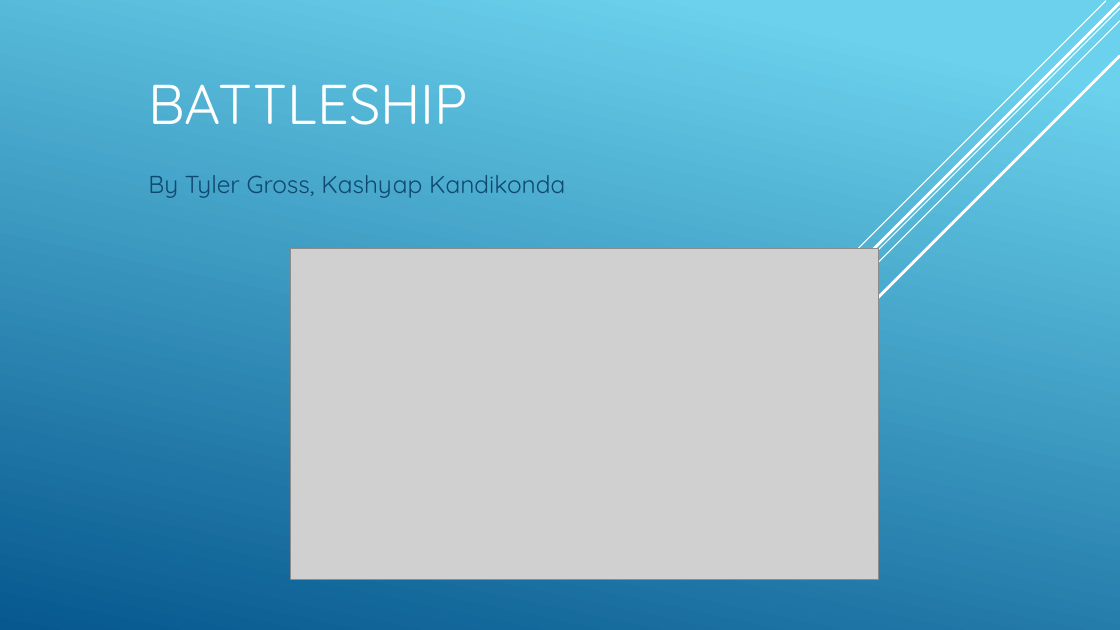
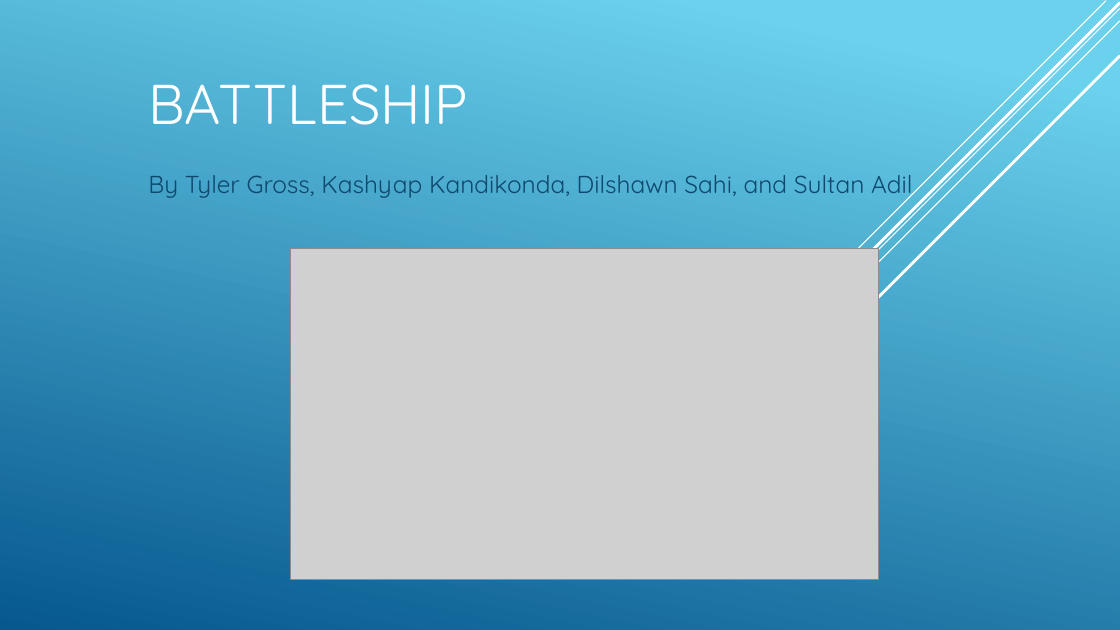
Before and after one commit to outsidethetacobox/pythonprojgame, a slide deck: slide 1 of battleship_prototype.pptx. Drawn at 1120x630 pixels with LibreOffice and Linux fonts; fonts in the diff are those of the drawing; grey boxes stand for pictures. Boxes give left, top, right and bottom in pixels: in the first picture for what was removed or moved away, otherwise in the second. Text is boxed around its words. In the diff, an @@ line names an element or a change of style, - is before the commit and + after.

```diff
--- a/battleship_prototype.pptx
+++ b/battleship_prototype.pptx
@@ subtitle at <box>148,175,912,199</box>: text changed @@
-By Tyler Gross, Kashyap Kandikonda
+By Tyler Gross, Kashyap Kandikonda, Dilshawn Sahi, and Sultan Adil
```
